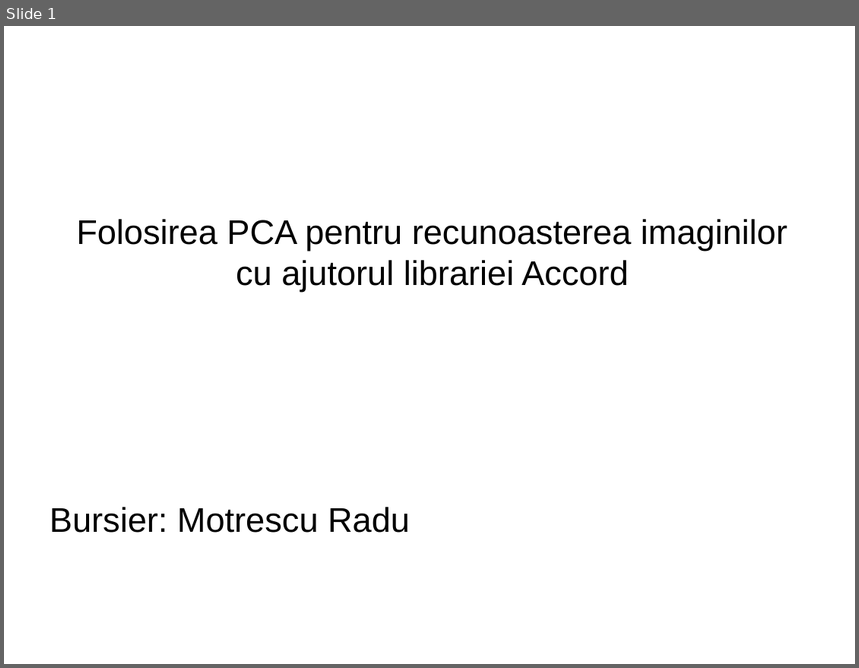
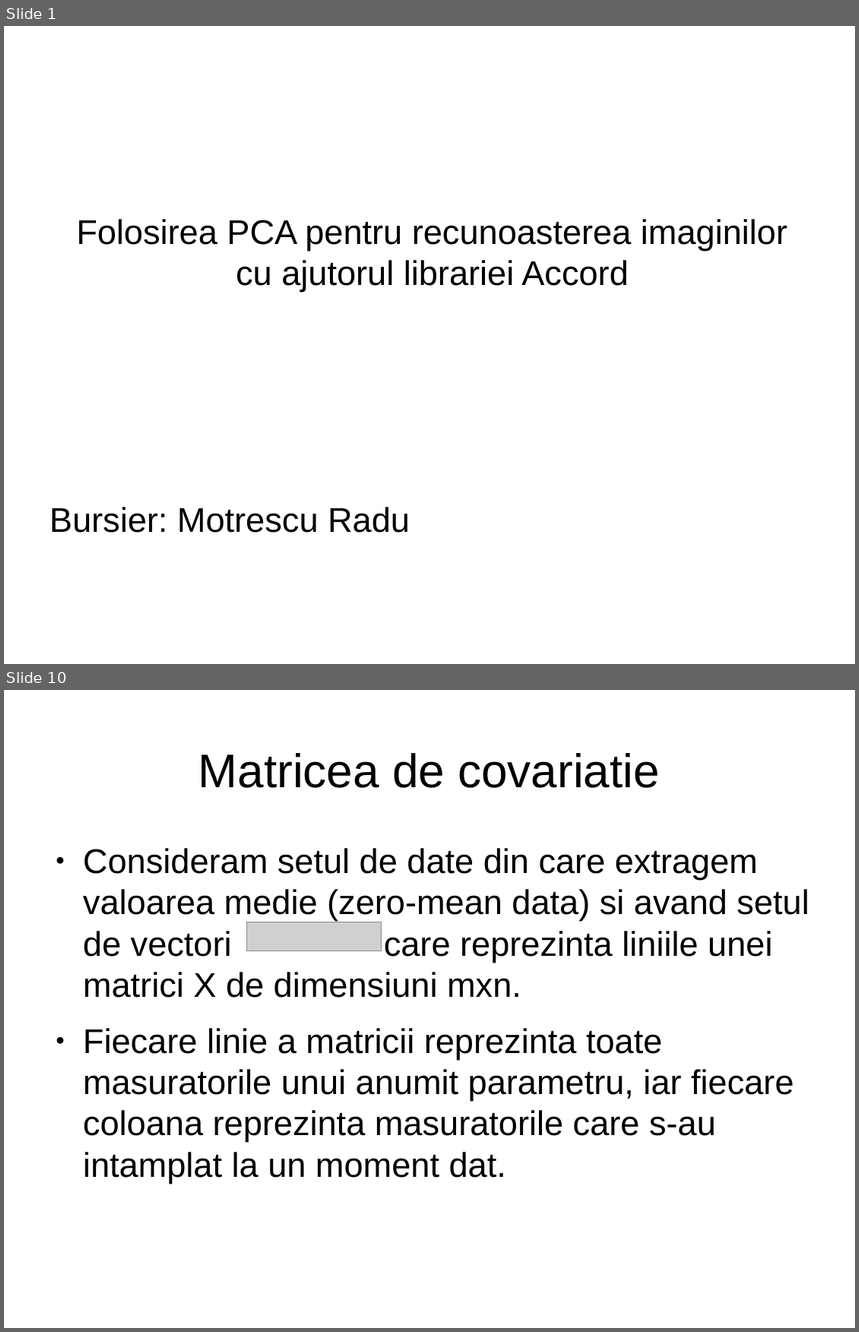
Before and after one commit to radumotrescu/SiemensDiscoverIT, a slide deck: PCA Presentation.odp. Shown one above the other, each under a label of ours: slide 1 before the commit, slides 1 and 10 after it; the slides between them are not shown. The pictures are 859x668 and 859x1332 pixels, drawn with LibreOffice and Linux fonts; fonts in the diff are those of the drawing; grey boxes stand for pictures. Boxes give left, top, right and bottom in pixels: in the first picture for what was removed or moved away, otherwise in the second. Text is boxed around its words. In the diff, an @@ line names an element or a change of style, - is before the commit and + after.

```diff
--- a/PCA Presentation.odp
+++ b/PCA Presentation.odp
@@ slide 10 added at (x1=4, y1=690, x2=855, y2=1328), background #FFFFFF @@
@@ title added at (x1=199, y1=753, x2=660, y2=788), 44 pt, text #000000 @@
+Matricea de covariatie
@@ text added at (x1=83, y1=848, x2=809, y2=1183), 32 pt, text #000000 @@
+● Consideram setul de date din care extragem valoarea medie (zero-mean data) si avand setul de vectori care reprezinta liniile unei matrici X de dimensiuni mxn.
+● Fiecare linie a matricii reprezinta toate masuratorile unui anumit parametru, iar fiecare coloana reprezinta masuratorile care s-au intamplat la un moment dat.
@@ picture added at (x1=247, y1=922, x2=382, y2=951) @@
```
Also in this commit, not shown: 19 other slides added, 1 slide removed, 4 other files.
